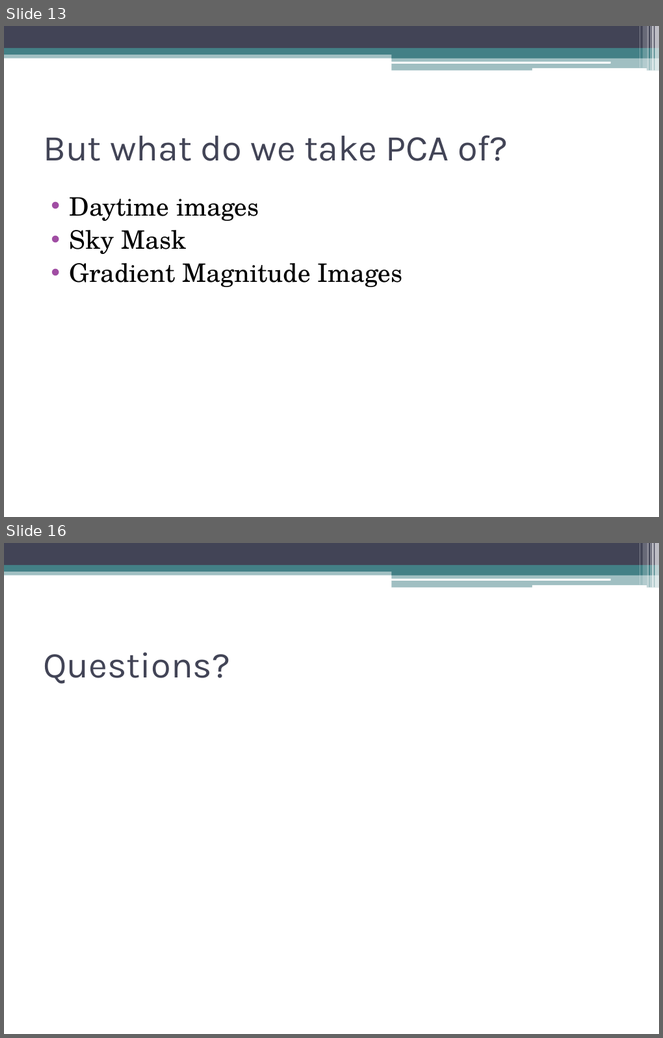
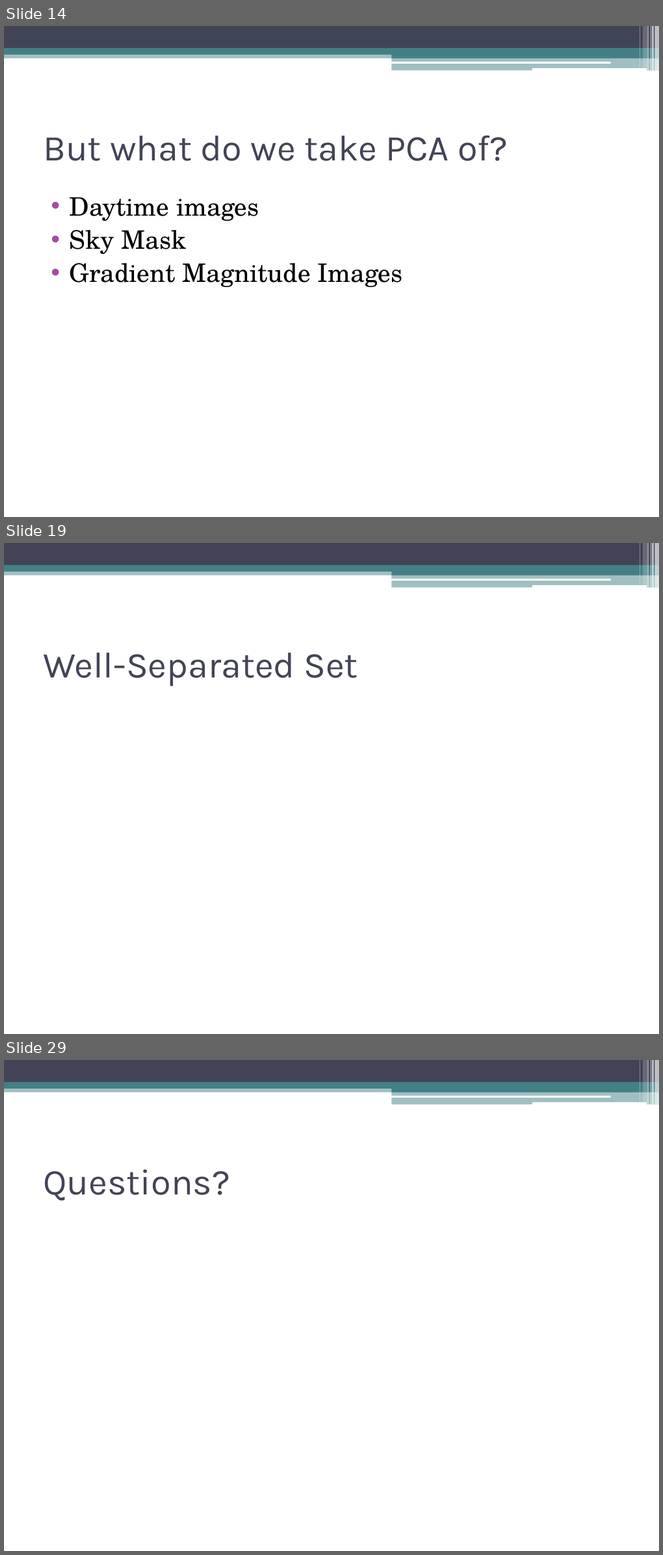
Before and after one commit to dyross/davidrossmastersproject, a slide deck: mastersProject/presentation/visualizationToolsForWebcams.pptx. Shown one above the other, each under a label of ours: slides 13 and 16 before the commit, slides 14, 19 and 29 after it; the slides between them are not shown. The pictures are 663x1038 and 663x1555 pixels, drawn with LibreOffice and Linux fonts; fonts in the diff are those of the drawing. Boxes give left, top, right and bottom in pixels: in the first picture for what was removed or moved away, otherwise in the second. Text is boxed around its words. In the diff, an @@ line names an element or a change of style, - is before the commit and + after.

```diff
--- a/mastersProject/presentation/visualizationToolsForWebcams.pptx
+++ b/mastersProject/presentation/visualizationToolsForWebcams.pptx
@@ slide 19 added at bbox=[4, 543, 659, 1034], background #FFFFFF; not listed: 13 template elements that a slide beside it also shows @@
@@ title added at bbox=[43, 653, 358, 686], 40 pt, text #424456 @@
+Well-Separated Set
@@ what was slide 13 is now slide 14 @@
@@ what was slide 16 is now slide 29 @@
```
Also in this commit, not shown: 4 slides changed, 13 other slides added, 1 slide removed, 1 other file.
